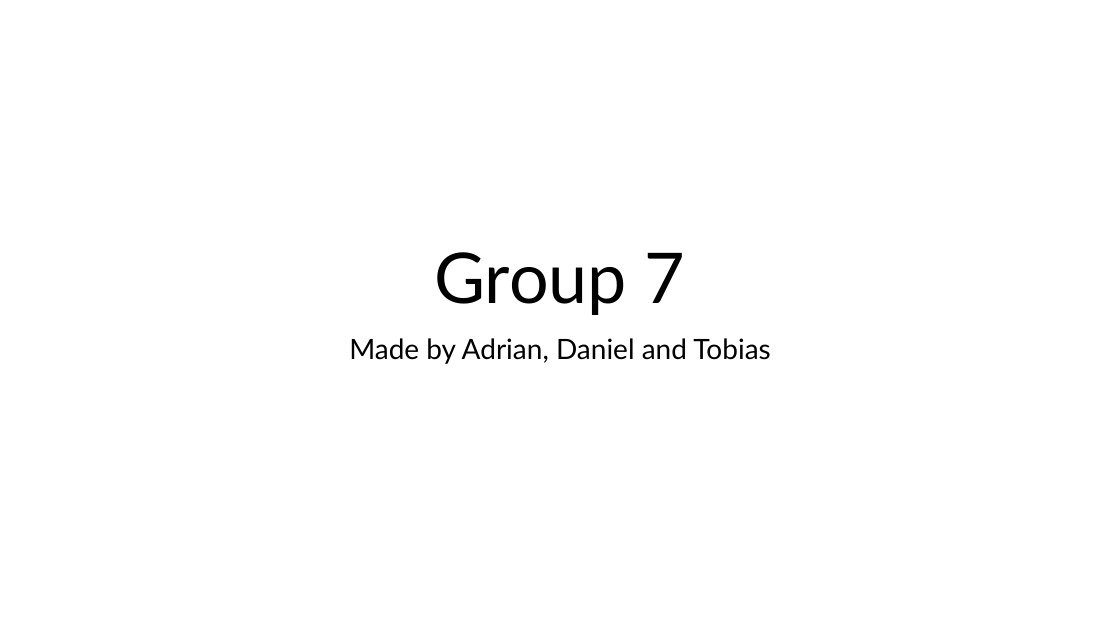
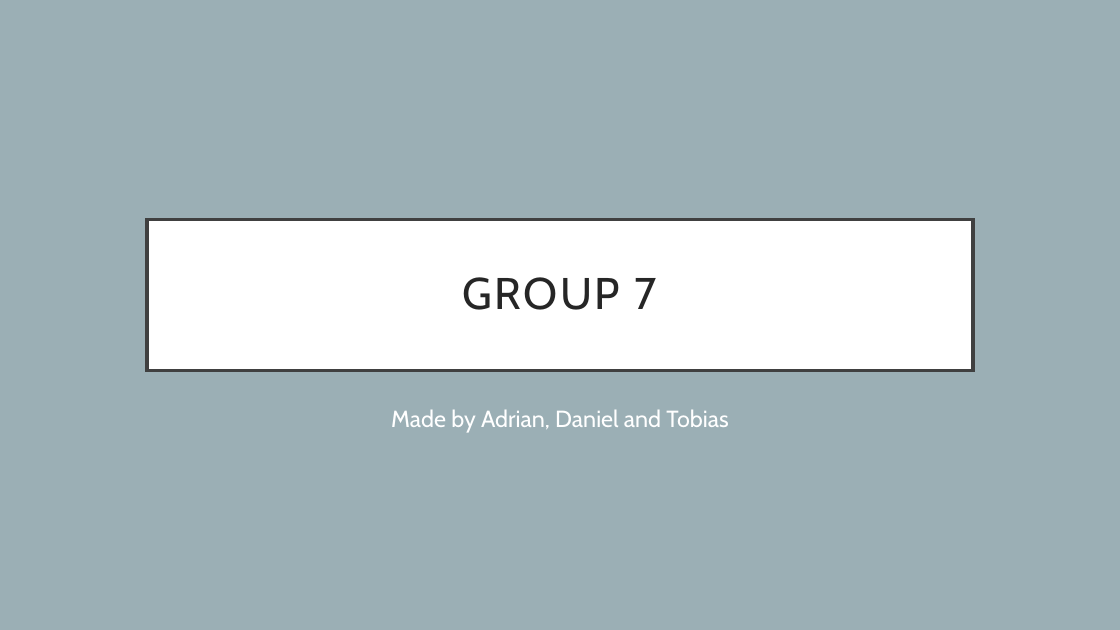
Before and after one commit to Osterie/IDATA2301_IDATA2306_GROUP_7, a slide deck: slide 1 of group7-idata2301-idata2306-presentation.pptx. Drawn at 1120x630 pixels with LibreOffice and Linux fonts; fonts in the diff are those of the drawing. Boxes give left, top, right and bottom in pixels: in the first picture for what was removed or moved away, otherwise in the second. Text is boxed around its words. In the diff, an @@ line names an element or a change of style, - is before the commit and + after.

```diff
--- a/group7-idata2301-idata2306-presentation.pptx
+++ b/group7-idata2301-idata2306-presentation.pptx
@@ background #FFFFFF to #9BAFB5 @@
@@ title "GROUP 7": place and size @@
-title "GROUP 7" at box(434, 252, 686, 315)
+title "GROUP 7" at box(147, 219, 973, 371)
@@ title "GROUP 7" at box(147, 219, 973, 371): vertical alignment bottom to middle; fill none to #FFFFFF; outline none to #404040 3 pt @@
@@ title at box(463, 277, 657, 310): text changed; size 60 to 38 pt; font Lato to Cabin; text colour #000000 to #262626 @@
-Group 7
+GROUP 7
@@ subtitle "Made by Adrian, Daniel and ...": place and size @@
-subtitle "Made by Adrian, Daniel and ..." at box(349, 338, 770, 364)
+subtitle "Made by Adrian, Daniel and ..." at box(391, 409, 728, 433)
@@ subtitle "Made by Adrian, Daniel and ..." at box(391, 409, 728, 433): size 24 to 20 pt, font Lato to Cabin, text colour #000000 to #FFFFFF; line spacing 0.9 to 1 @@
```
Also in this commit, not shown: 20 other slides changed, 1 slide added.
